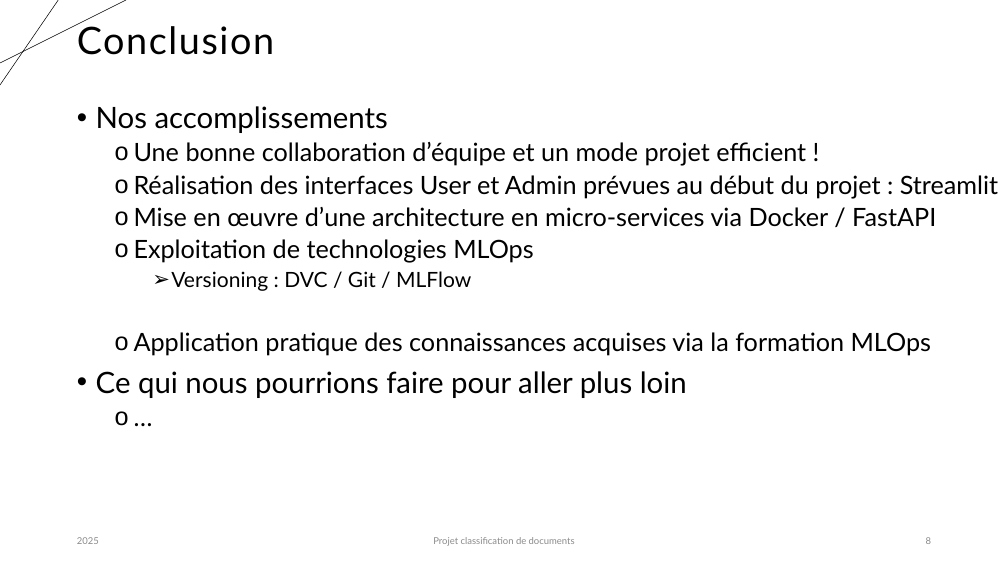
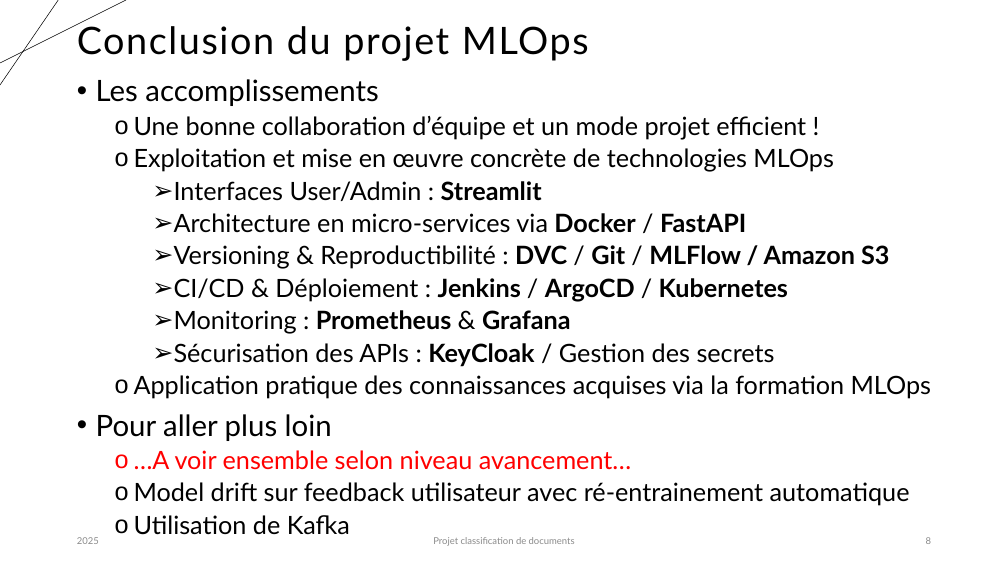
Before and after one commit to karned-formation/SEP24-MLOPS-SAKE, a slide deck: slide 8 of report/Projet_classification_MLOps_Partie4_Killian.pptx. Drawn at 1008x567 pixels with LibreOffice and Linux fonts; fonts in the diff are those of the drawing. Boxes give left, top, right and bottom in pixels: in the first picture for what was removed or moved away, otherwise in the second. Text is boxed around its words. In the diff, an @@ line names an element or a change of style, - is before the commit and + after.

```diff
--- a/report/Projet_classification_MLOps_Partie4_Killian.pptx
+++ b/report/Projet_classification_MLOps_Partie4_Killian.pptx
@@ title at [77,21,589,61]: text changed @@
-Conclusion
+Conclusion du projet MLOps
@@ text "Les accomplissements": place and size @@
-text "Les accomplissements" at [96,106,998,398]
+text "Les accomplissements" at [96,79,931,535]
@@ text at [96,79,378,106]: text changed @@
-• Nos accomplissements
+• Les accomplissements
@@ text at [134,148,889,366]: text changed @@
-  o Réalisation des interfaces User et Admin prévues au début du projet : Streamlit
-  o Mise en œuvre d’une architecture en micro-services via Docker / FastAPI
-  o Exploitation de technologies MLOps
-    ➢ Versioning : DVC / Git / MLFlow
+  o Exploitation et mise en œuvre concrète de technologies MLOps
+    ➢ Interfaces User/Admin : Streamlit
+    ➢ Architecture en micro-services via Docker / FastAPI
+    ➢ Versioning & Reproductibilité : DVC / Git / MLFlow / Amazon S3
+    ➢ CI/CD & Déploiement : Jenkins / ArgoCD / Kubernetes
+    ➢ Monitoring : Prometheus & Grafana
+    ➢ Sécurisation des APIs : KeyCloak / Gestion des secrets
@@ text at [96,414,910,535]: text changed; size 28 to 24 pt @@
-• Ce qui nous pourrions faire pour aller plus loin
-  o …
+• Pour aller plus loin
+  o …A voir ensemble selon niveau avancement…
+  o Model drift sur feedback utilisateur avec ré-entrainement automatique
+  o Utilisation de Kafka
```
Also in this commit, not shown: 4 other slides changed, 2 other files.
